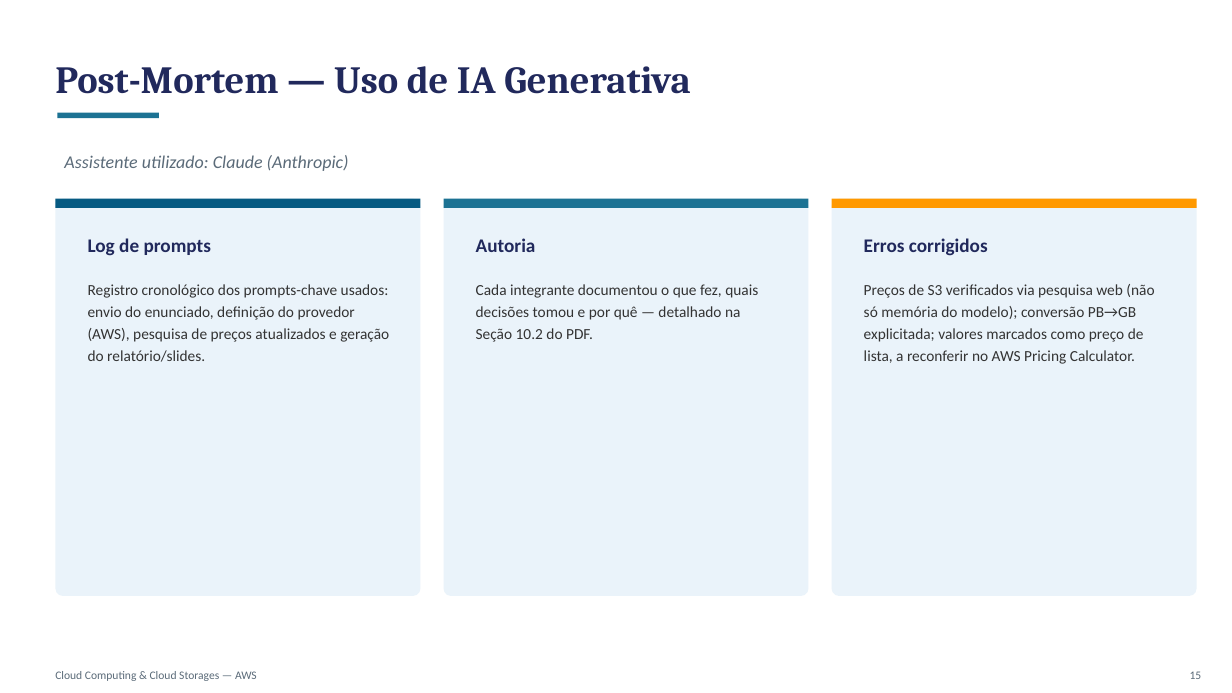
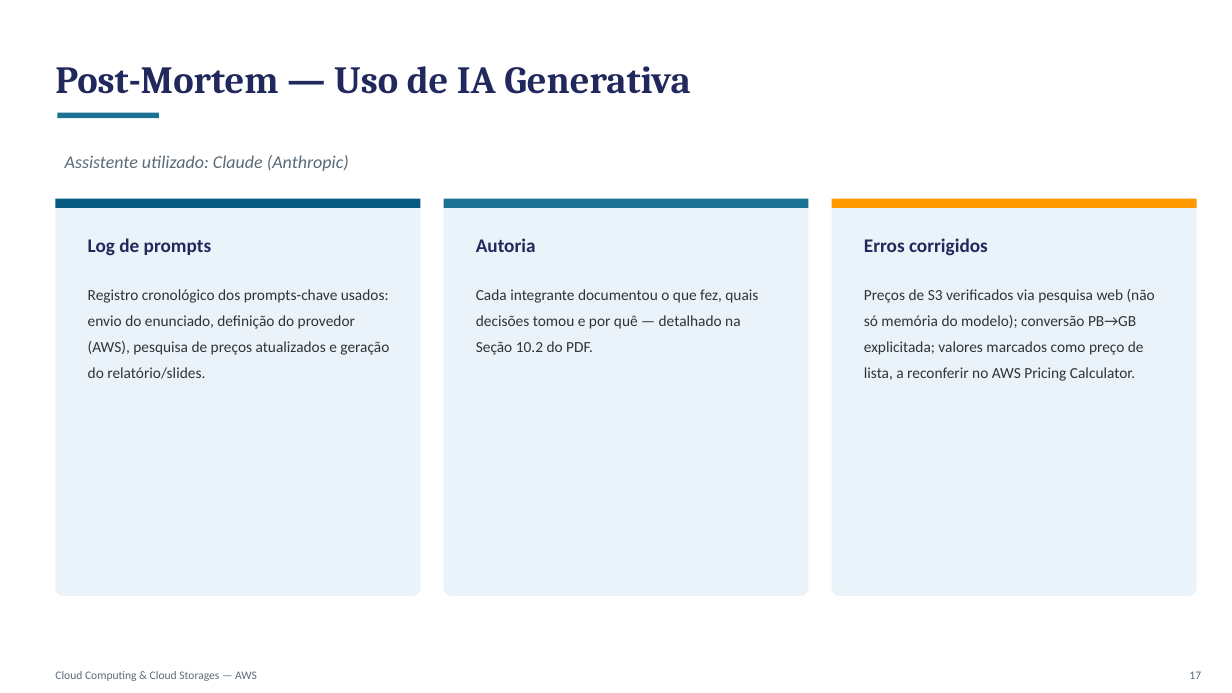
Before and after one commit to guilherme-hu/Trabalho-CBD, a slide deck: slide 17 of Cloud Computing & Cloud Storages/Cloud_Computing_AWS_Slides.pptx (slide 15 before the commit). Drawn at 1232x693 pixels with LibreOffice and Linux fonts; fonts in the diff are those of the drawing. Boxes give left, top, right and bottom in pixels: in the first picture for what was removed or moved away, otherwise in the second. Text is boxed around its words. In the diff, an @@ line names an element or a change of style, - is before the commit and + after.

```diff
--- a/Cloud Computing & Cloud Storages/Cloud_Computing_AWS_Slides.pptx
+++ b/Cloud Computing & Cloud Storages/Cloud_Computing_AWS_Slides.pptx
@@ line spacing 17pt to 1.42 in 3 elements at (88, 289, 389, 379), (476, 289, 758, 355), (864, 289, 1155, 381) @@
@@ text at (1189, 671, 1201, 679): text changed @@
-15
+17
```
Also in this commit, not shown: 7 other slides changed, 4 slides added, 2 slides removed.
